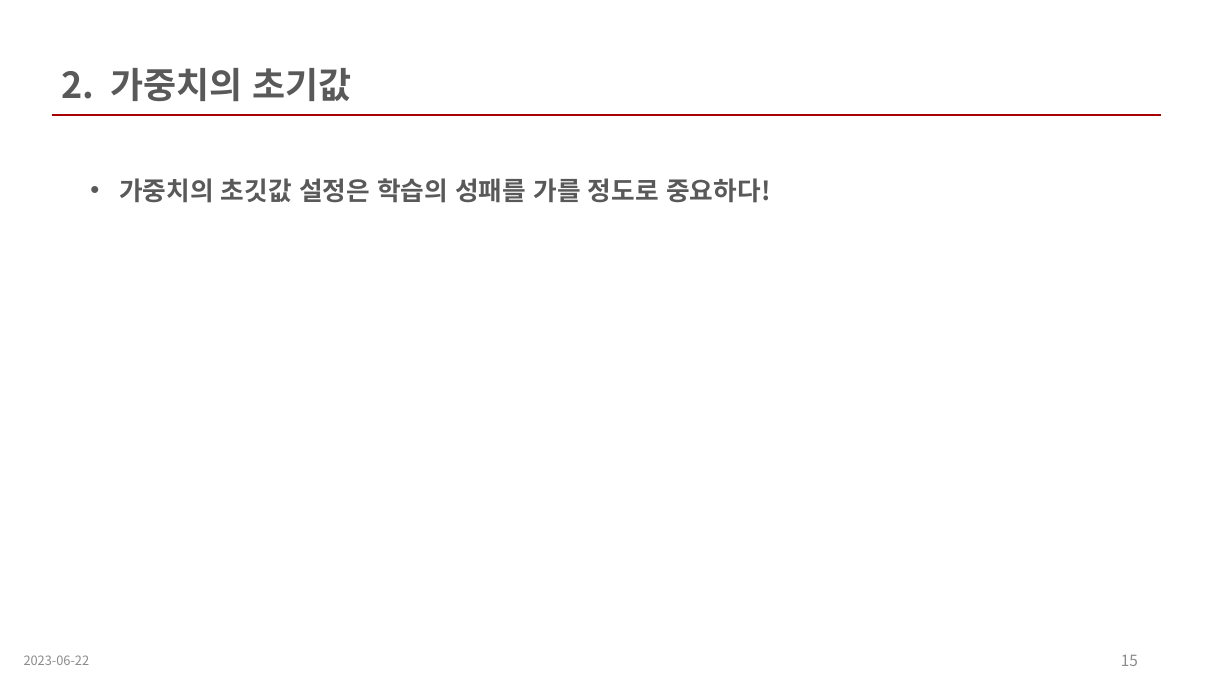
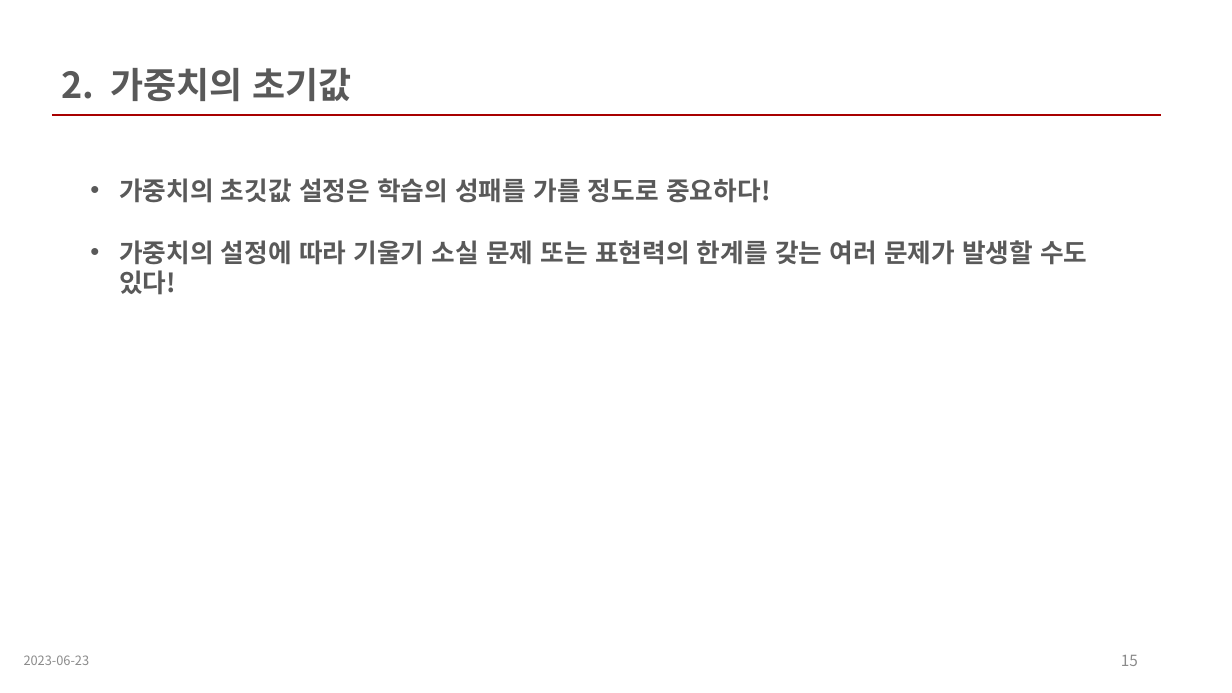
Before and after one commit to wkdnffla3/Dev_doc, a slide deck: slide 15 of deep_learning/DL_ppt/6_technique.pptx. Drawn at 1232x693 pixels with LibreOffice and Linux fonts; fonts in the diff are those of the drawing. Boxes give left, top, right and bottom in pixels: in the first picture for what was removed or moved away, otherwise in the second. Text is boxed around its words. In the diff, an @@ line names an element or a change of style, - is before the commit and + after.

```diff
--- a/deep_learning/DL_ppt/6_technique.pptx
+++ b/deep_learning/DL_ppt/6_technique.pptx
@@ text at box(119, 240, 1087, 295): paragraph added @@
+• 가중치의 설정에 따라 기울기 소실 문제 또는 표현력의 한계를 갖는 여러 문제가 발생할 수도 있다!
@@ text at box(24, 655, 90, 665): text changed @@
-2023-06-22
+2023-06-23
```
Also in this commit, not shown: 20 other slides changed, 17 slides added, 13 slides removed, 1 other file.
